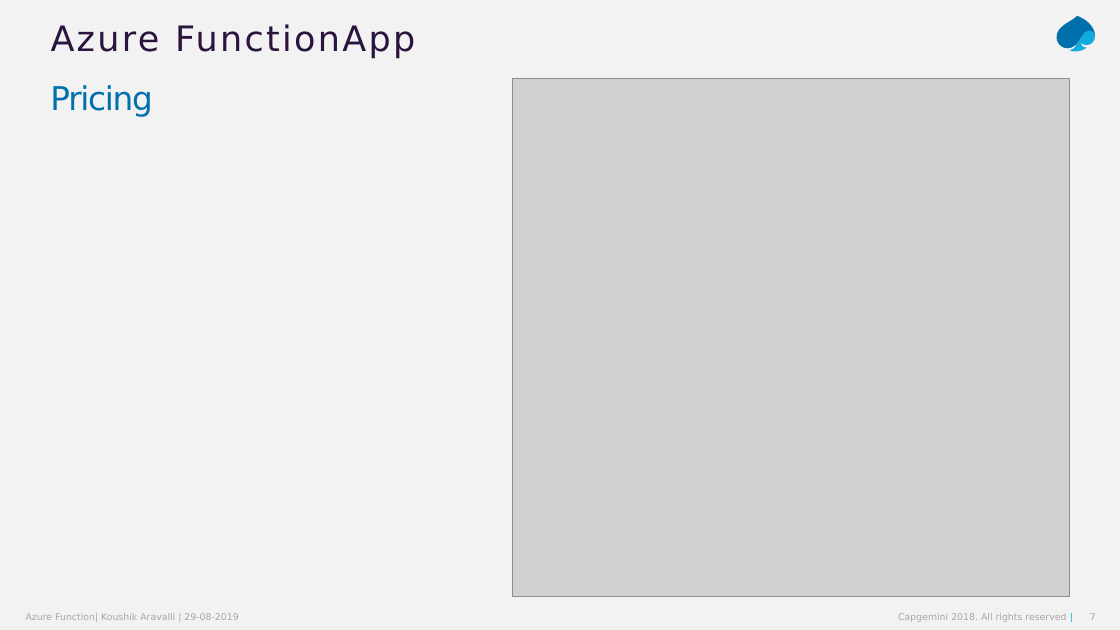
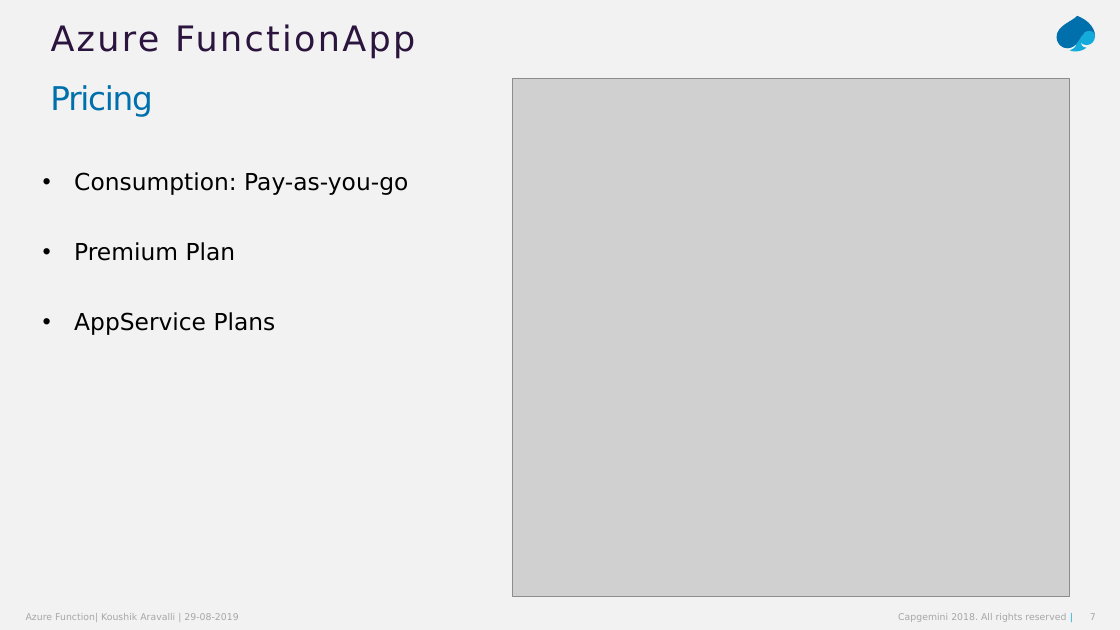
Before and after one commit to koushik-aravalli/az-function-lab, a slide deck: slide 7 of Azure-Function-203.pptx. Drawn at 1120x630 pixels with LibreOffice and Linux fonts; fonts in the diff are those of the drawing; grey boxes stand for pictures. Boxes give left, top, right and bottom in pixels: in the first picture for what was removed or moved away, otherwise in the second. Text is boxed around its words. In the diff, an @@ line names an element or a change of style, - is before the commit and + after.

```diff
--- a/Azure-Function-203.pptx
+++ b/Azure-Function-203.pptx
@@ text added at [74,172,408,335], 20 pt, text #000000 @@
+• Consumption: Pay-as-you-go
+• Premium Plan
+• AppService Plans
```
Also in this commit, not shown: 2 other slides changed, 2 other files.
